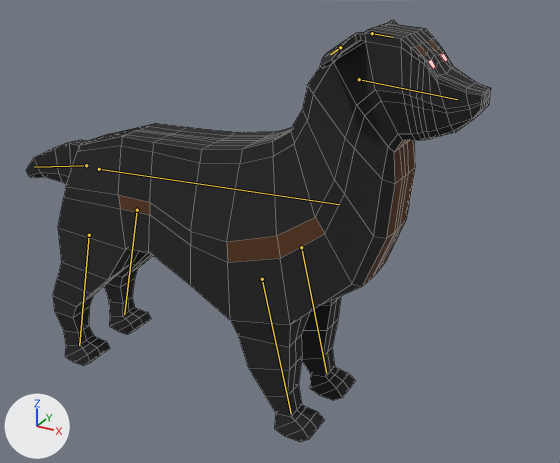
The Blender file models/doggo.blend as it was, and as the next commit left it.
One viewpoint serves both versions: a 50 mm camera at (1.42, -2.16, 1.08) aimed at (0.2, 0.06, -0.02). The lights are fixed; the arrows at lower left show +X, +Y and +Z. The bones that bend it are drawn over the model as lines. Mesh edges are drawn as thin lines.

The first picture shows 'DoggoBackup.002'.
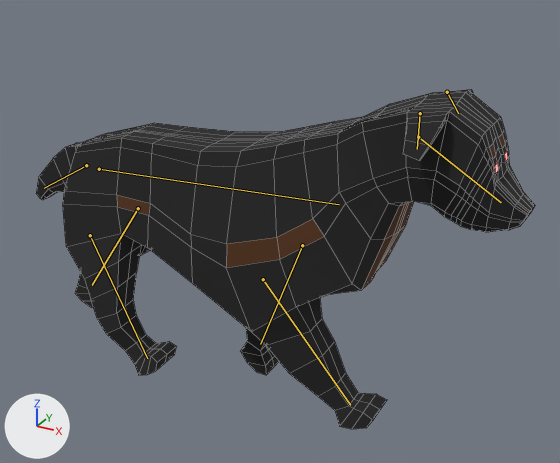
The newer file adds an action. The first version stands in its rest pose; the second is drawn at frame 34 of the action 'Walk'.

The change in detail:
Bone 'Bone' (bone_bone) turns from (0, 0, 0) to (0, 2, 0) degrees about its own x, y and z.
Bone 'Bone.001' (bone_bone_001) moves from (0.0, 0.0, 0.0) to (0.132, 0.212, 0.0).
Bone 'Bone.001' (bone_bone_001) turns from (0, 0, 0) to (0, 0, -27) degrees about its own x, y and z.
Bone 'Bone.006' (bone_bone_006) turns from (0, 0, 0) to (23, 9, -18) degrees about its own x, y and z.
Bone 'Bone.007' (bone_bone_007) turns from (0, 0, 0) to (-10, 0, 29) degrees about its own x, y and z.
Bone 'Bone.002' (bone_bone_002) turns from (0, 0, 0) to (0, 0, 27) degrees about its own x, y and z.
Bone 'Bone.003' (bone_bone_003) turns from (0, 0, 0) to (0, 0, 37) degrees about its own x, y and z.
Bone 'Bone.004' (bone_bone_004) turns from (0, 0, 0) to (0, 0, -34) degrees about its own x, y and z.
Bone 'Bone.005' (bone_bone_005) turns from (0, 0, 0) to (0, 0, -23) degrees about its own x, y and z.
Bone 'Bone.008' (bone_bone_008) turns from (0, 0, 0) to (0, 0, 19) degrees about its own x, y and z.

Boxes [x1, y1, x2, y2] around the edits, measured in the pictures (560 x 463 px):
'DoggoBackup.002', posed (7% wider, 20% shorter): before [26, 20, 491, 442]; after [36, 90, 535, 429]
bone 'Bone.001', root to tip: before (359, 79) to (457, 99); after (418, 137) to (501, 202)
bone 'Bone.006', root to tip: before (340, 47) to (330, 54); after (420, 113) to (417, 149)
bone 'Bone.007', root to tip: before (372, 33) to (392, 37); after (447, 92) to (458, 113)
bone 'Bone.002', root to tip: before (262, 279) to (291, 413); after (263, 279) to (350, 405)
bone 'Bone.003', root to tip: before (89, 235) to (79, 345); after (90, 235) to (147, 358)
bone 'Bone.004', root to tip: before (301, 247) to (326, 373); after (302, 245) to (260, 344)
bone 'Bone.005', root to tip: before (137, 210) to (124, 314); after (138, 208) to (92, 285)
bone 'Bone.008', root to tip: before (86, 165) to (34, 167); after (86, 165) to (44, 188)
